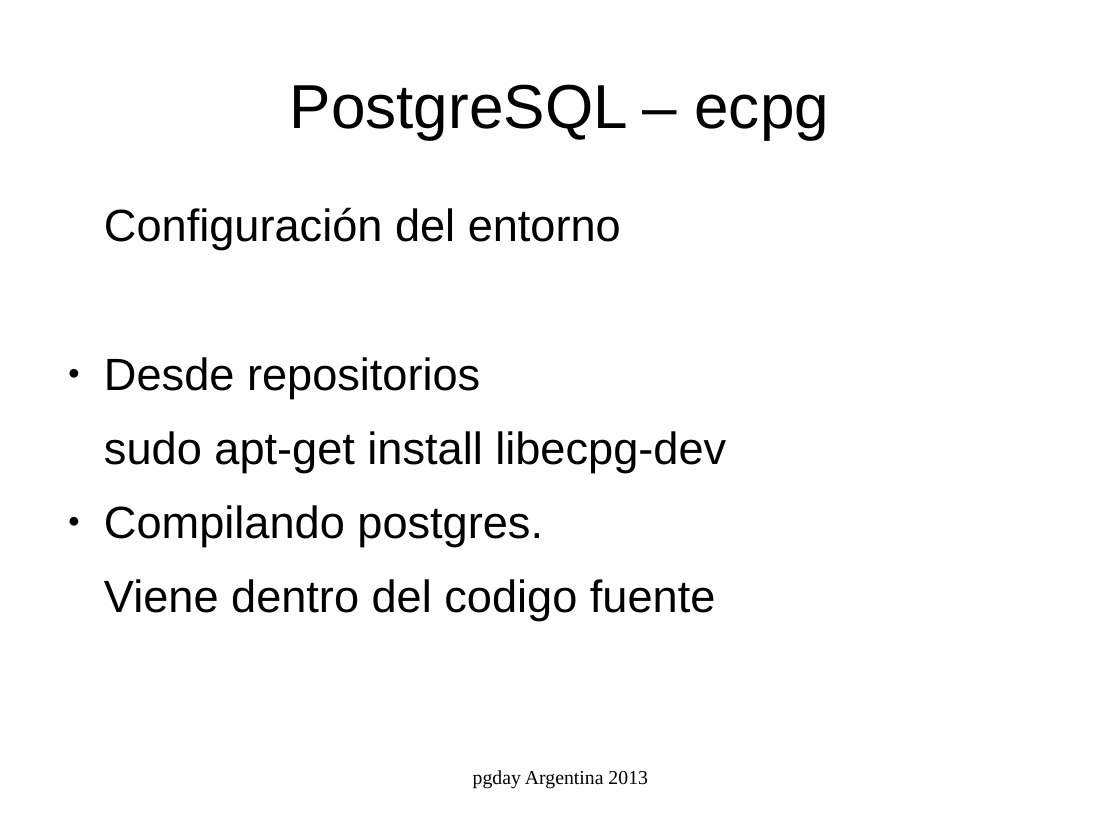
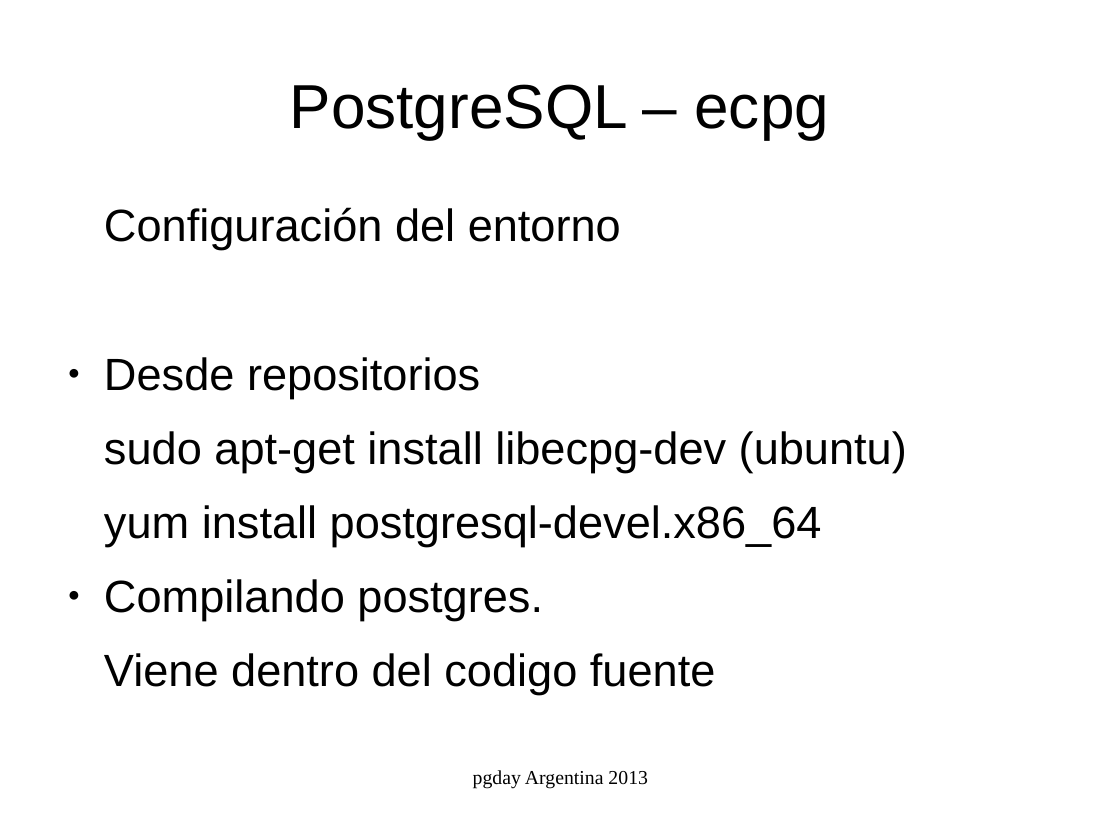
Before and after one commit to marcelorauldiaz/pgday_ecpg, a slide deck: slide 4 of ecpg.odp. Drawn at 1120x840 pixels with LibreOffice and Linux fonts; fonts in the diff are those of the drawing. Boxes give left, top, right and bottom in pixels: in the first picture for what was removed or moved away, otherwise in the second. Text is boxed around its words. In the diff, an @@ line names an element or a change of style, - is before the commit and + after.

```diff
--- a/ecpg.odp
+++ b/ecpg.odp
@@ text at (x1=104, y1=431, x2=907, y2=547): text changed @@
-sudo apt-get install libecpg-dev
+sudo apt-get install libecpg-dev (ubuntu)
+yum install postgresql-devel.x86_64
```
Also in this commit, not shown: 4 other slides changed, 5 slides added, 7 other files.
